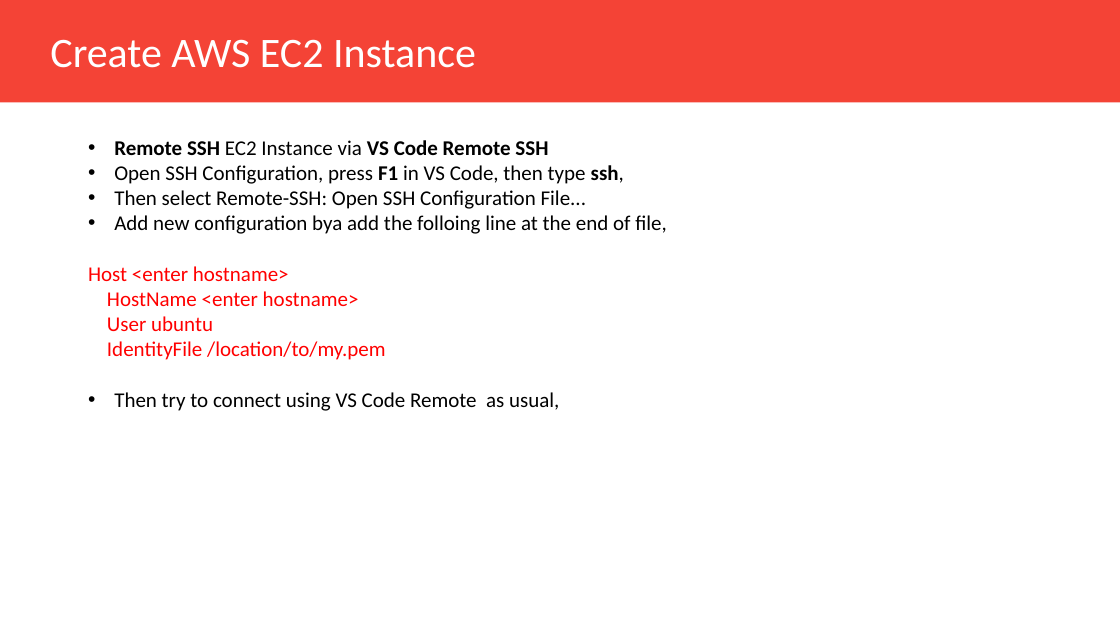
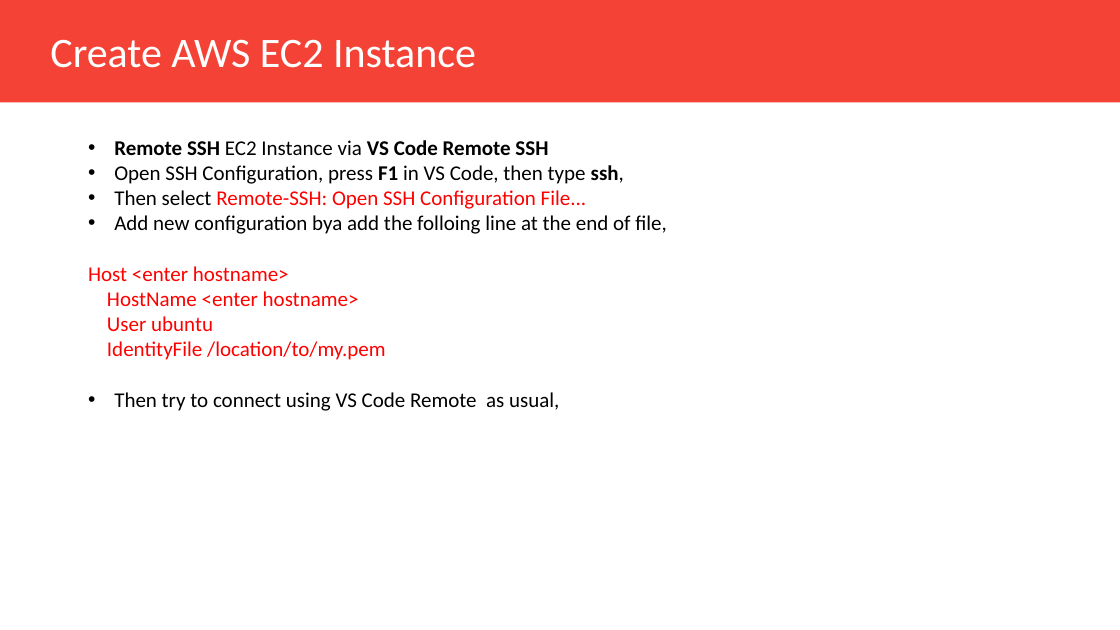
Before and after one commit to Muhammad-Yunus/Flask-Web-Development, a slide deck: slide 38 of pertemuan_9/Pertemuan_9.pptx. Drawn at 1120x630 pixels with LibreOffice and Linux fonts; fonts in the diff are those of the drawing. Boxes give left, top, right and bottom in pixels: in the first picture for what was removed or moved away, otherwise in the second. Text is boxed around its words. In the diff, an @@ line names an element or a change of style, - is before the commit and + after.

```diff
--- a/pertemuan_9/Pertemuan_9.pptx
+++ b/pertemuan_9/Pertemuan_9.pptx
@@ text at (114,190,587,209): text colour #000000 to #FF0000 in "Remote-SSH: Open SSH Configuration File..." @@
```
Also in this commit, not shown: 6 other slides changed.
